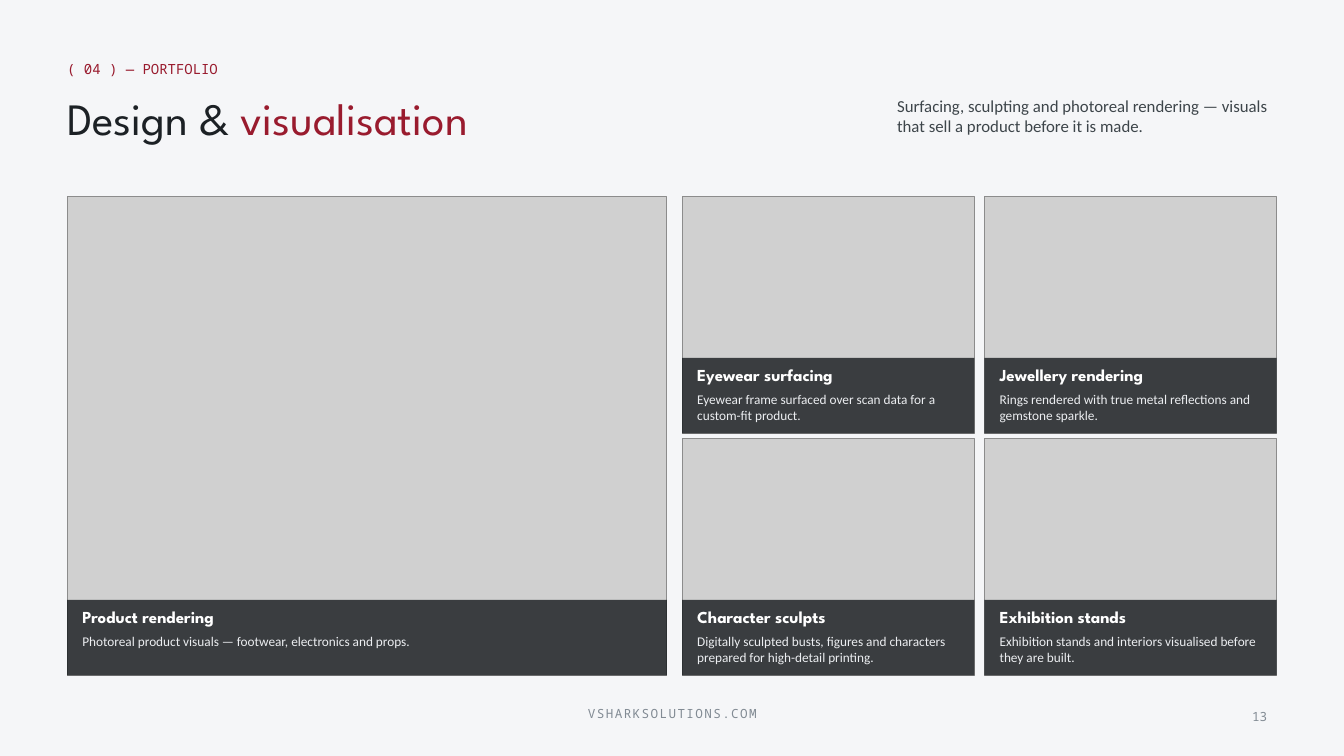
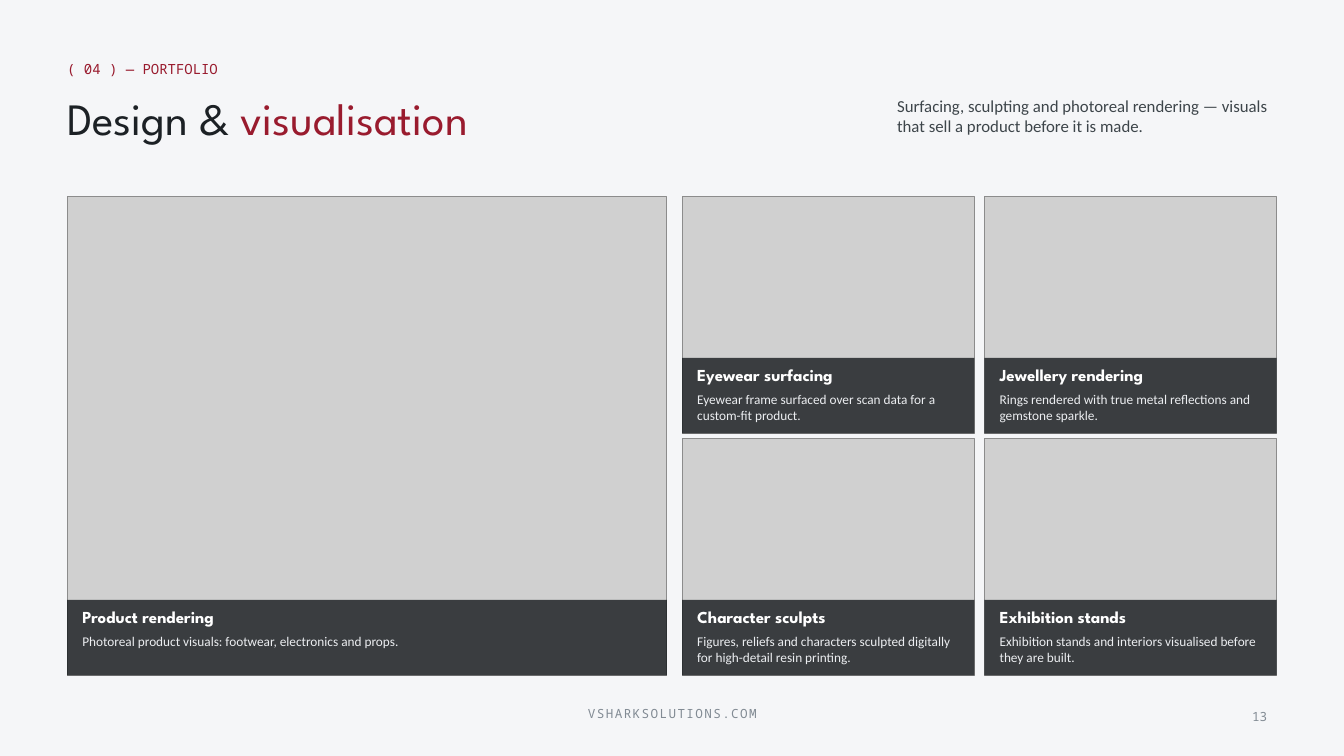
Before and after one commit to vsharkindia/vshark-website, a slide deck: slide 13 of collateral/VShark-Presentation.pptx. Drawn at 1344x756 pixels with LibreOffice and Linux fonts; fonts in the diff are those of the drawing; grey boxes stand for pictures; background and template pictures are left out. Boxes give left, top, right and bottom in pixels: in the first picture for what was removed or moved away, otherwise in the second. Text is boxed around its words. In the diff, an @@ line names an element or a change of style, - is before the commit and + after.

```diff
--- a/collateral/VShark-Presentation.pptx
+++ b/collateral/VShark-Presentation.pptx
@@ text at (82,636,399,648): text changed @@
-Photoreal product visuals — footwear, electronics and props.
+Photoreal product visuals: footwear, electronics and props.
@@ text at (697,636,950,665): text changed @@
-Digitally sculpted busts, figures and characters prepared for high-detail printing.
+Figures, reliefs and characters sculpted digitally for high-detail resin printing.
```
Also in this commit, not shown: 5 other slides changed, 16 other files.
